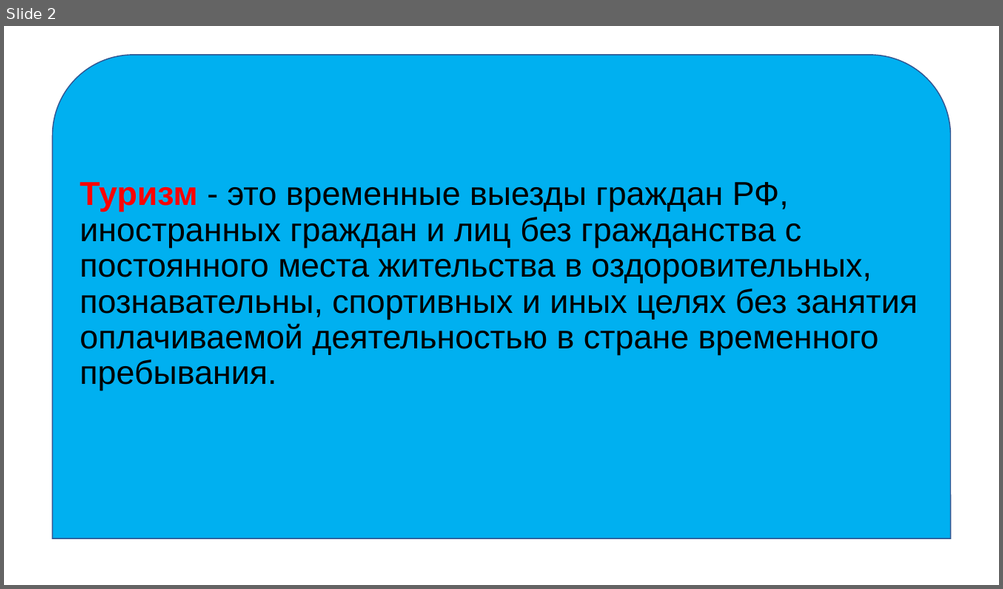
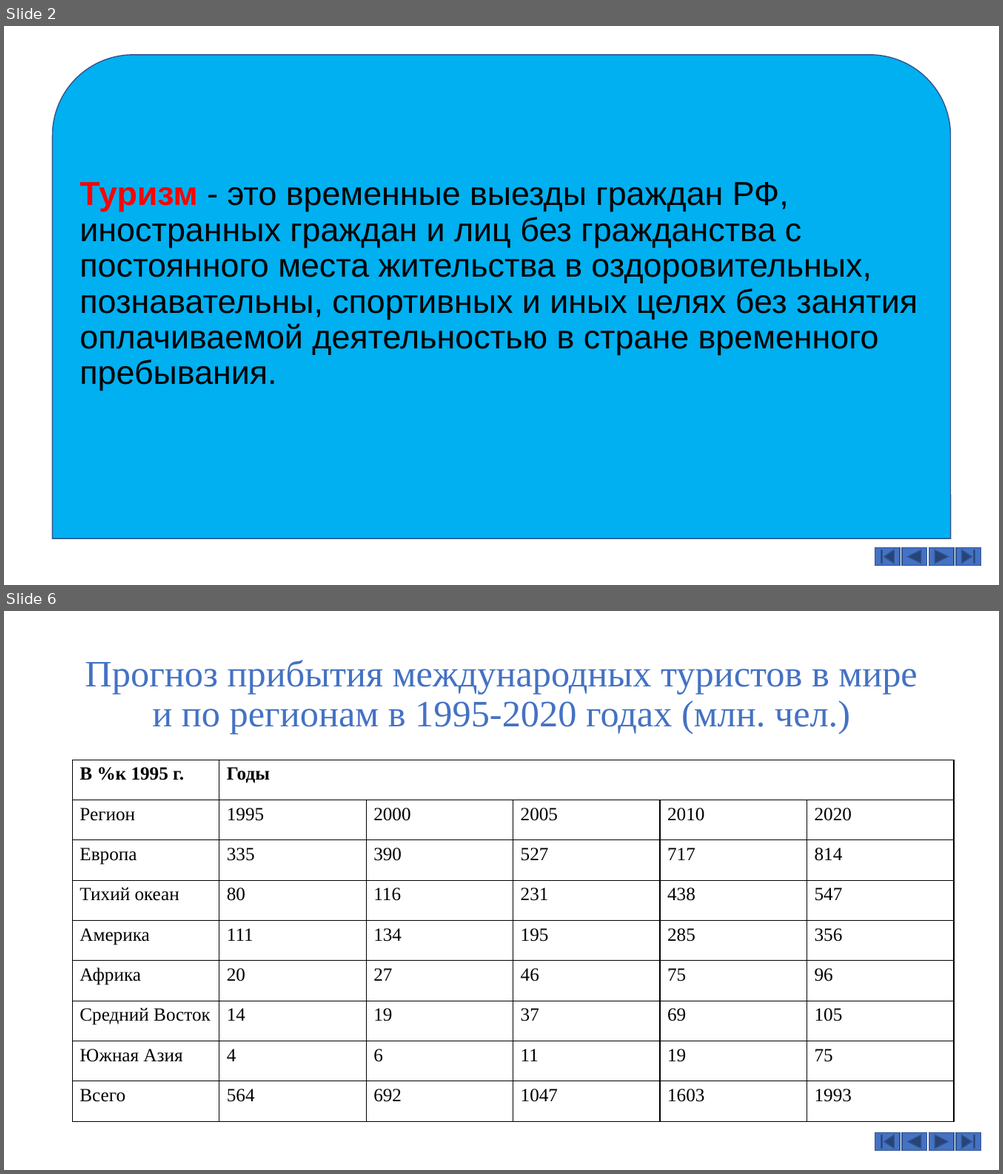
Before and after one commit to Denis-buh/Lesson_repo, a slide deck: Лабораторные работы/№ 6/№6.pptx. Shown one above the other, each under a label of ours: slide 2 before the commit, slides 2 and 6 after it; the slides between them are not shown. The pictures are 1003x589 and 1003x1174 pixels, drawn with LibreOffice and Linux fonts; fonts in the diff are those of the drawing; background and template pictures are left out. Boxes give left, top, right and bottom in pixels: in the first picture for what was removed or moved away, otherwise in the second. Text is boxed around its words. In the diff, an @@ line names an element or a change of style, - is before the commit and + after.

```diff
--- a/Лабораторные работы/№ 6/№6.pptx
+++ b/Лабораторные работы/№ 6/№6.pptx
@@ slide 6 added at (4,611,999,1170), background picture (left out) @@
@@ title added at (85,660,916,735), 36 pt, text #4472C4 @@
+Прогноз прибытия международных туристов в мире и по регионам в 1995-2020 годах (млн. чел.)
@@ table added at (73,760,955,1122), 9 rows, 6 columns @@
+В %к 1995 г. | Годы |  |  |  | 
+Регион | 1995 | 2000 | 2005 | 2010 | 2020
+Европа | 335 | 390 | 527 | 717 | 814
+Тихий океан | 80 | 116 | 231 | 438 | 547
+Америка | 111 | 134 | 195 | 285 | 356
+Африка | 20 | 27 | 46 | 75 | 96
+Средний Восток | 14 | 19 | 37 | 69 | 105
+Южная Азия | 4 | 6 | 11 | 19 | 75
+Всего | 564 | 692 | 1047 | 1603 | 1993
@@ action button beginning added at (875,1133,899,1151), fill #4472C4, outline #325491 1 pt @@
@@ action button back previous added at (902,1133,926,1151), fill #4472C4, outline #325491 1 pt @@
@@ action button forward next added at (929,1133,954,1151), fill #4472C4, outline #325491 1 pt @@
@@ action button end added at (956,1133,981,1151), fill #4472C4, outline #325491 1 pt @@
@@ slide 2 changed as well @@
@@ action button beginning added at (875,548,899,566), fill #4472C4, outline #325491 1 pt @@
@@ action button back previous added at (902,548,926,566), fill #4472C4, outline #325491 1 pt @@
@@ action button forward next added at (929,548,954,566), fill #4472C4, outline #325491 1 pt @@
@@ action button end added at (956,548,981,566), fill #4472C4, outline #325491 1 pt @@
```
Also in this commit, not shown: 2 other slides changed, 3 other slides added, 4 slides removed.
